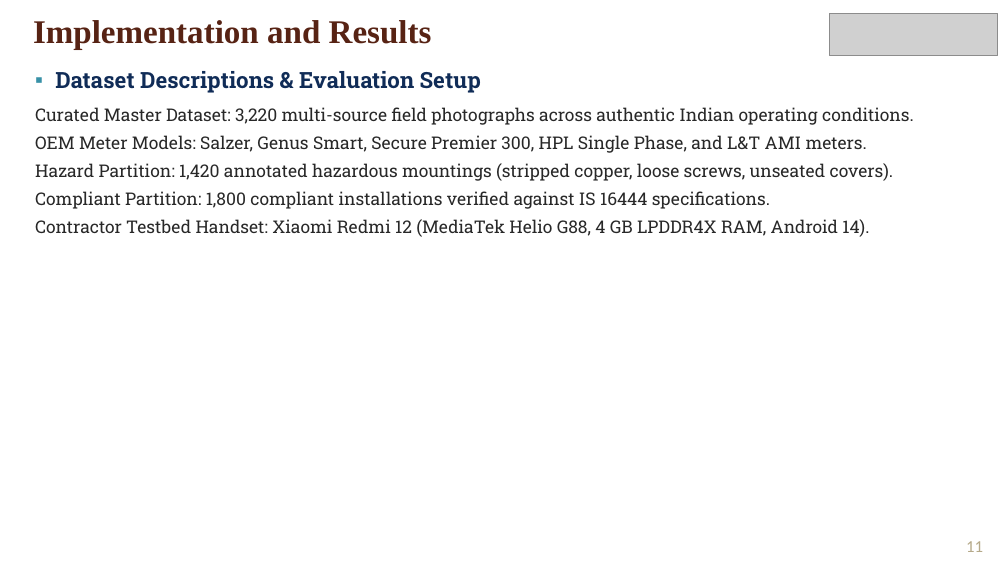
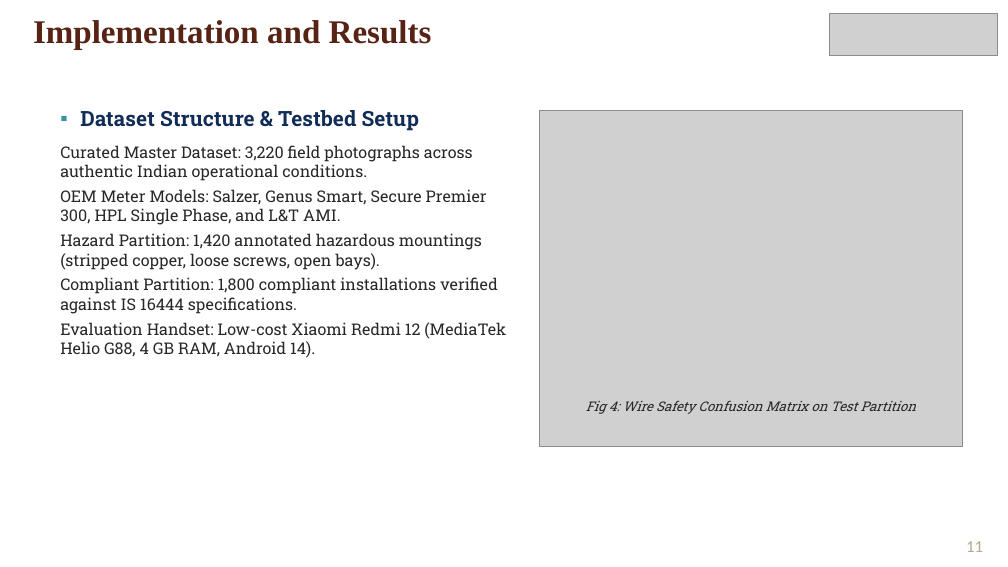
Before and after one commit to frankmathewsajan/psychic-spark, a slide deck: slide 11 of docs/presentation/Capstone_Final_Review_Presentation.pptx. Drawn at 1008x567 pixels with LibreOffice and Linux fonts; fonts in the diff are those of the drawing; grey boxes stand for pictures; background and template pictures are left out. Boxes give left, top, right and bottom in pixels: in the first picture for what was removed or moved away, otherwise in the second. Text is boxed around its words. In the diff, an @@ line names an element or a change of style, - is before the commit and + after.

Commit message:
docs: enrich presentation with diagrams and tables, add photo to report biodata, and substantiate AWS OPEX metrics

```diff
--- a/docs/presentation/Capstone_Final_Review_Presentation.pptx
+++ b/docs/presentation/Capstone_Final_Review_Presentation.pptx
@@ text "Dataset Structure & Testbed Setup": place and size @@
-text "Dataset Structure & Testbed Setup" at box(35, 71, 914, 237)
+text "Dataset Structure & Testbed Setup" at box(60, 110, 506, 358)
@@ text at box(60, 110, 487, 270): text changed; size 12.5 to 11.5 pt @@
-▪ Dataset Descriptions & Evaluation Setup
-Curated Master Dataset: 3,220 multi-source field photographs across authentic Indian operating conditions.
-OEM Meter Models: Salzer, Genus Smart, Secure Premier 300, HPL Single Phase, and L&T AMI meters.
-Hazard Partition: 1,420 annotated hazardous mountings (stripped copper, loose screws, unseated covers).
+▪ Dataset Structure & Testbed Setup
+Curated Master Dataset: 3,220 field photographs across authentic Indian operational conditions.
+OEM Meter Models: Salzer, Genus Smart, Secure Premier 300, HPL Single Phase, and L&T AMI.
+Hazard Partition: 1,420 annotated hazardous mountings (stripped copper, loose screws, open bays).
@@ picture added at box(539, 111, 963, 447) @@
@@ text at box(60, 277, 498, 314): size 12.5 to 11.5 pt in "Compliant Partition: 1,800 compliant installations verified  ..."; less space between paragraphs @@
@@ text at box(60, 322, 506, 358): text changed; size 12.5 to 11.5 pt @@
-Contractor Testbed Handset: Xiaomi Redmi 12 (MediaTek Helio G88, 4 GB LPDDR4X RAM, Android 14).
+Evaluation Handset: Low-cost Xiaomi Redmi 12 (MediaTek Helio G88, 4 GB RAM, Android 14).
@@ text added at box(586, 401, 916, 414), 9.5 pt, text #282828, italic @@
+Fig 4: Wire Safety Confusion Matrix on Test Partition
```
Also in this commit, not shown: 5 other slides changed, 4 other files.
